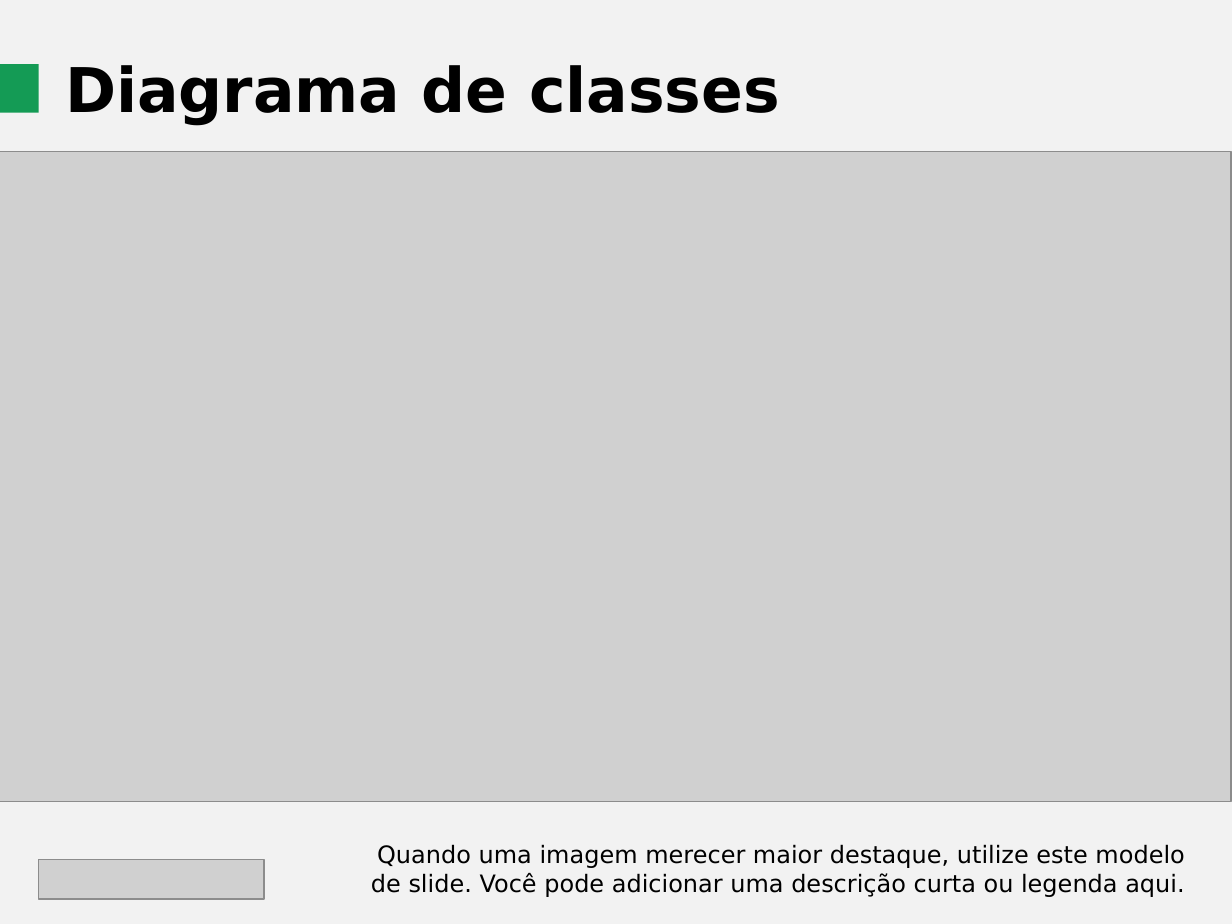
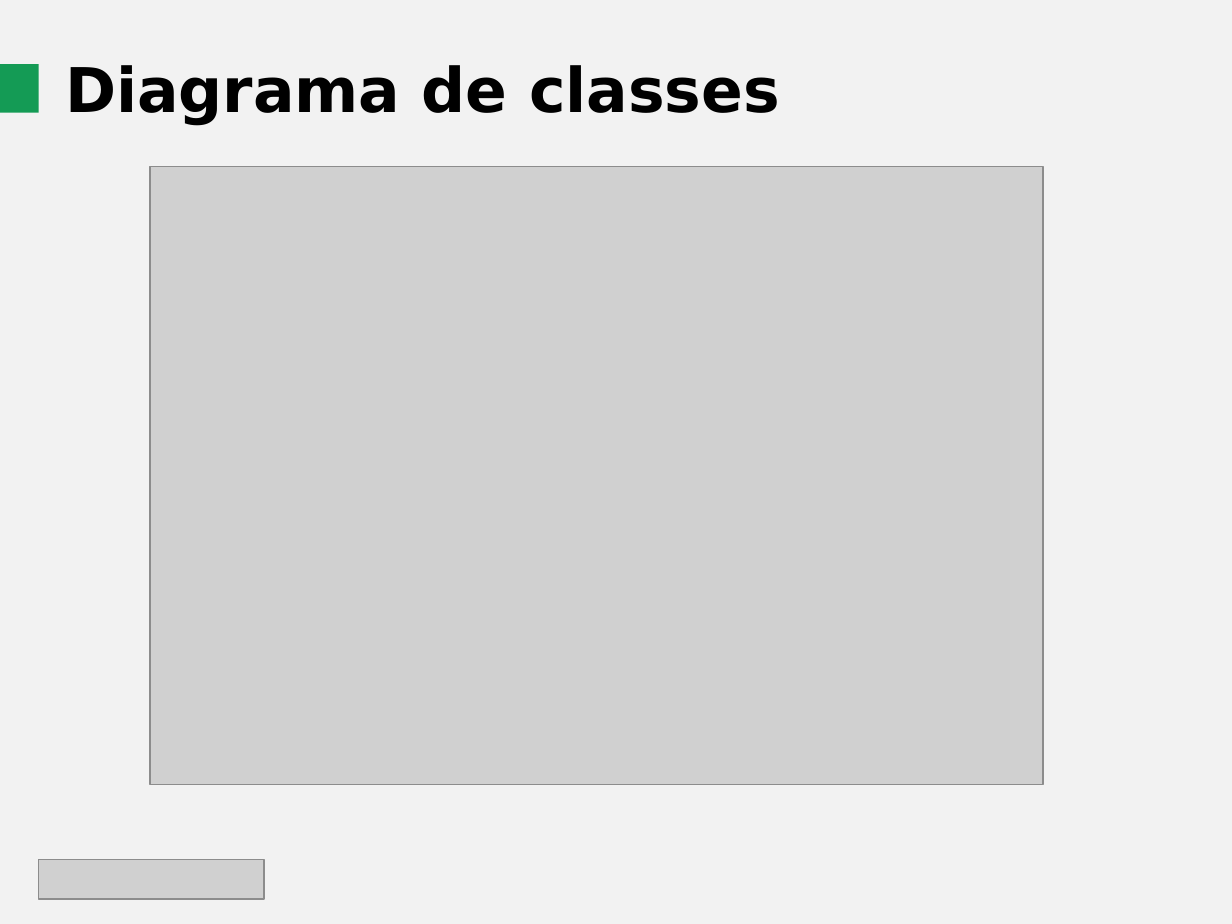
Before and after one commit to LucasVegini07/chat, a slide deck: slide 5 of Apresentação.pptx. Drawn at 1232x924 pixels with LibreOffice and Linux fonts; fonts in the diff are those of the drawing; grey boxes stand for pictures. Boxes give left, top, right and bottom in pixels: in the first picture for what was removed or moved away, otherwise in the second. Text is boxed around its words. In the diff, an @@ line names an element or a change of style, - is before the commit and + after.

```diff
--- a/Apresentação.pptx
+++ b/Apresentação.pptx
@@ picture: place and size @@
-picture at <box>0,152,1231,802</box>
+picture at <box>150,166,1044,785</box>
@@ text removed at <box>371,844,1184,897</box> @@
-Quando uma imagem merecer maior destaque, utilize este modelo de slide. Você pode adicionar uma descrição curta ou legenda aqui.
```
Also in this commit, not shown: 2 other files.
